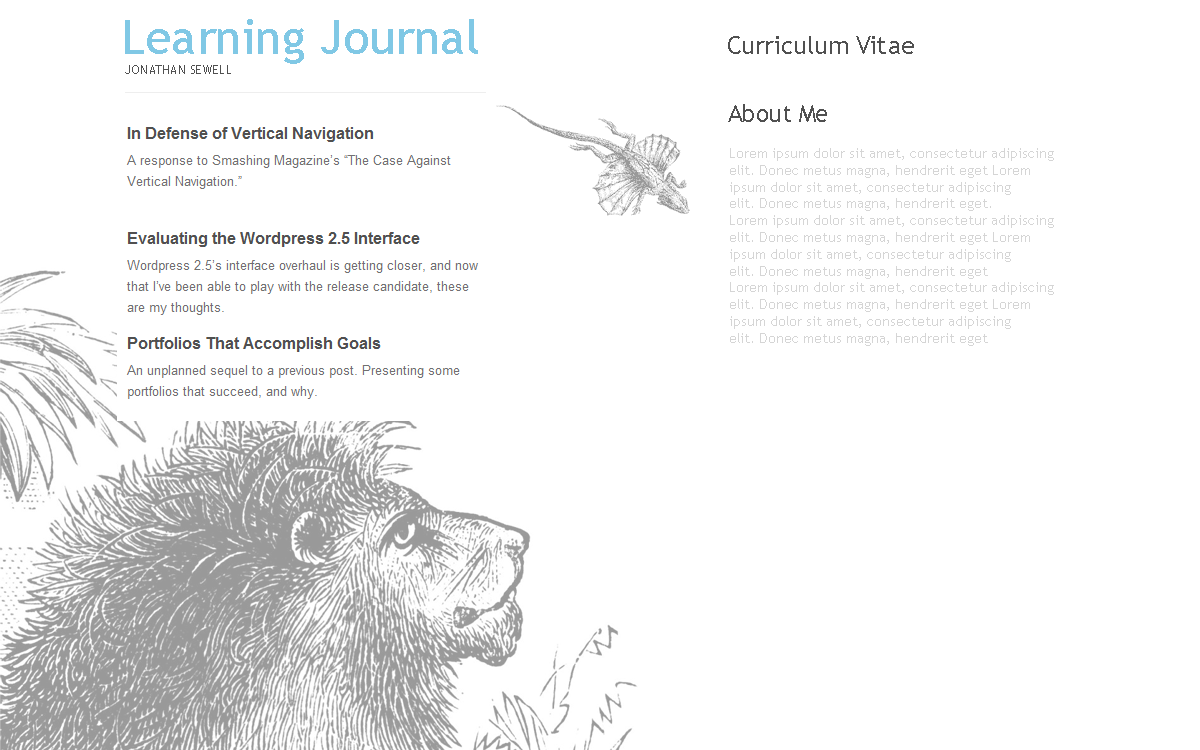
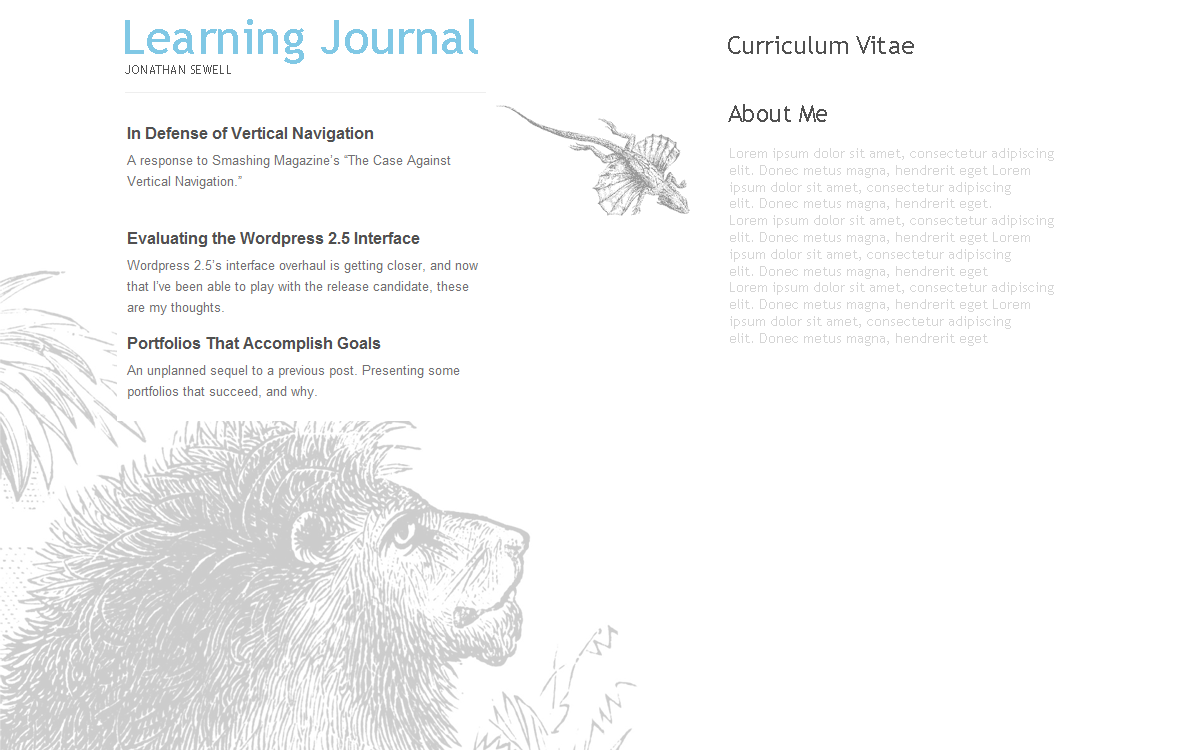
Layers edited between the first and the second 1200px x 750px image:
"Lion": opacity 40% → 20% over [0, 270, 638, 750]
